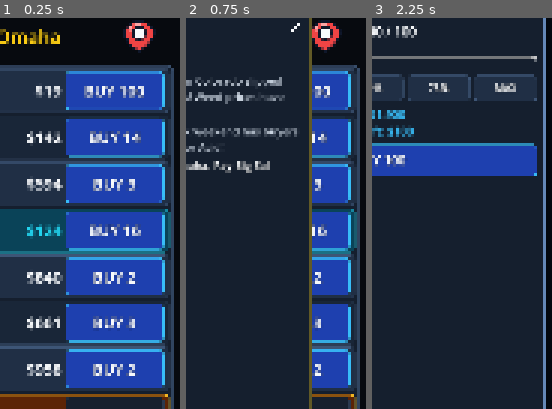
Above: before the commit, frames 1-3 (left to right).
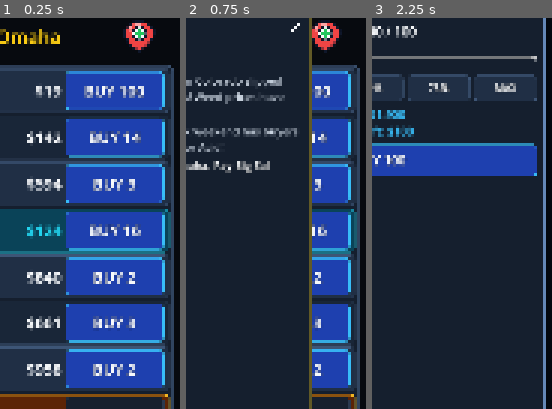
Above: after the commit, the same moments.

Repository: TimGoergen/dope-wars
Game: Godot game, scene res://Main.tscn
Two runs of this game, one before a commit and one after it. Both use one fixed random seed, a clock stepped at 60 frames per second and the inputs below.
Inputs (mouse positions are % of the whole screen's width and height, from its top left):
- Up to frame 1 (0.25 s): no input
- Up to frame 2 (0.75 s): click (11, 17) at 0.52 s
- Up to frame 3 (2.25 s): click (89, 17) at 1.27 s; click (36, 24) at 2.02 s
The pictures show only the part of the screen within x 50-100%, y 15-65%; the shares and areas given below are measured in that part.

The runs differ from the first frame. In frame 1, 0.2% of the frame differs, in the area x 73-82%, y 2-6%; in frame 2, 0.2%; in frame 3, nothing differs.

Commit message:
Add forward progression green arrow to travel map pin icon

Diff:
--- a/game/scripts/ui/UiIcons.gd
+++ b/game/scripts/ui/UiIcons.gd
@@ -412,7 +412,8 @@
 			return """<svg xmlns="http://www.w3.org/2000/svg" viewBox="0 0 64 64" width="64" height="64">
 				<path d="M32 58 C24 52 7 39 7 26 C7 13.5 18 6 32 6 C46 6 57 13.5 57 26 C57 39 40 52 32 58 Z" fill="#EF4444" stroke="#0F172A" stroke-width="3.5" stroke-linejoin="round"/>
 				<path d="M15 21 C18 14 24 11 31 11" stroke="#FCA5A5" stroke-width="3.5" stroke-linecap="round" fill="none"/>
-				<circle cx="32" cy="26" r="10.5" fill="#F8FAFC" stroke="#0F172A" stroke-width="3"/>
+				<circle cx="32" cy="26" r="12" fill="#F8FAFC" stroke="#0F172A" stroke-width="3"/>
+				<path d="M25 26 H36 M33 21 L39 26 L33 31" fill="none" stroke="#22C55E" stroke-width="4" stroke-linecap="round" stroke-linejoin="round"/>
 			</svg>"""
 		"close_x":
 			return """<svg xmlns="http://www.w3.org/2000/svg" viewBox="0 0 64 64" width="64" height="64">
